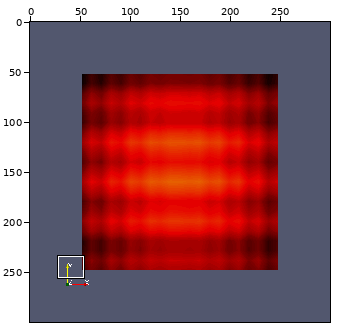
Edited in one commit: sprite sheet (Baseline/SaveColorMap.png). Above: a wide view before the commit, with the close-up outlined.
Close-up. Before the edit:
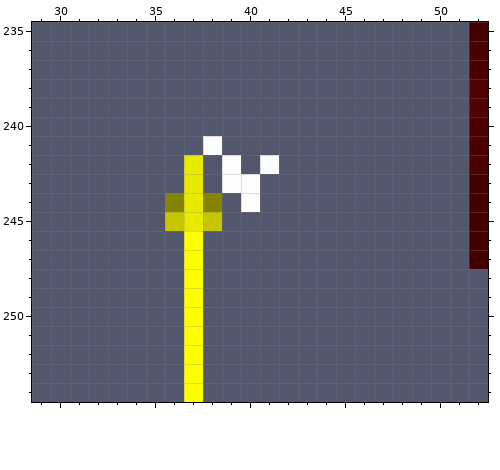
The file is 300x300 pixels. Colours within 5 levels of each other are drawn and written as one. Shown: x 29..52, y 235..254. The commit also changed other parts of the picture, which this record leaves out.
And afterwards:
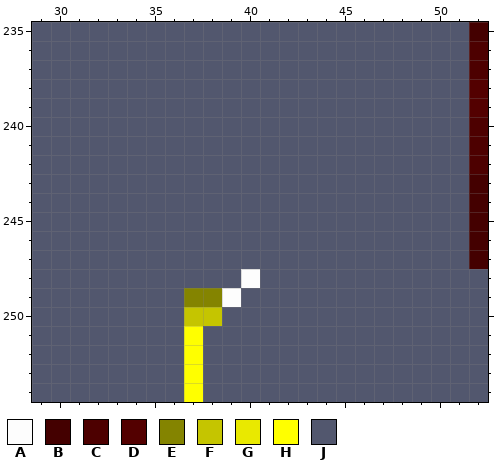
Palette (. is transparent): A #fdfdfd  B #440000  C #4d0000  D #530000  E #848400  F #c5c500  G #e9e900  H #ffff00  J #52576e
Difference:
{"y":241,"x":38,"old":"A","new":"J"}
{"y":242,"x":37,"old":"G","new":"J"}
{"y":242,"x":39,"old":"A","new":"J"}
{"y":242,"x":41,"old":"A","new":"J"}
{"y":243,"x":37,"old":"G","new":"J"}
{"y":243,"x":39,"old":"AA","new":"JJ"}
{"y":244,"x":36,"old":"EGE","new":"JJJ"}
{"y":244,"x":40,"old":"A","new":"J"}
{"y":245,"x":36,"old":"FGF","new":"JJJ"}
{"y":246,"x":37,"old":"H","new":"J"}
{"y":247,"x":37,"old":"H","new":"J"}
{"y":248,"x":37,"old":"H","new":"J"}
{"y":248,"x":40,"old":"J","new":"A"}
{"y":249,"x":37,"old":"HJJ","new":"EEA"}
{"y":250,"x":37,"old":"HJ","new":"FF"}
{"label":"changed","picture_box":[165,136,279,326]}
